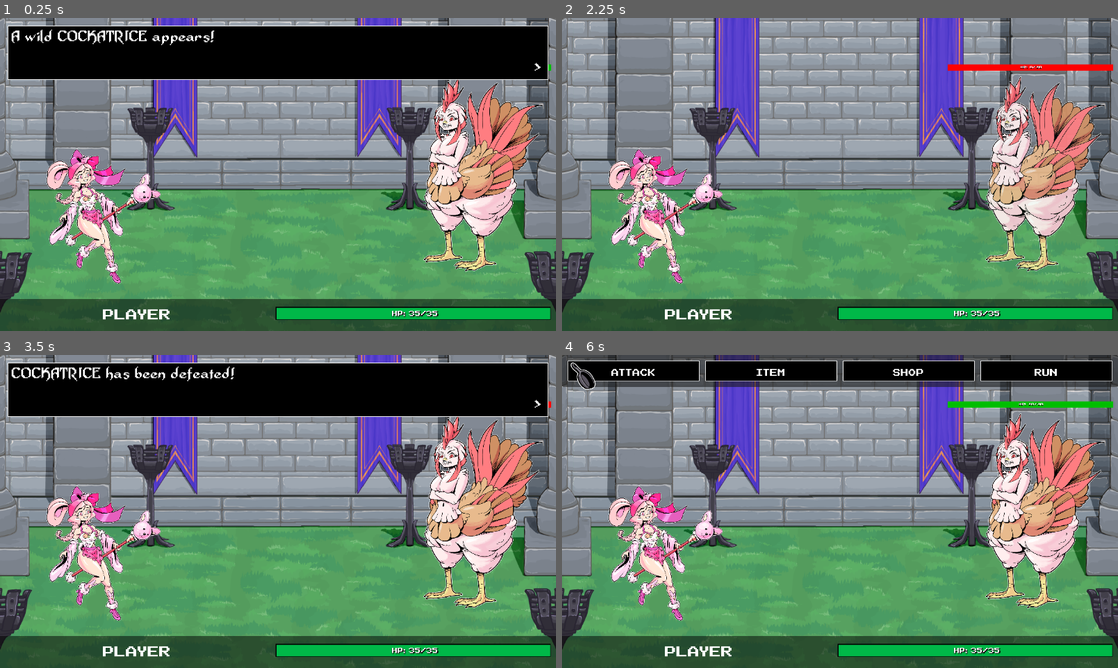
Above: before the commit, frames 1-4 (two rows, left to right).
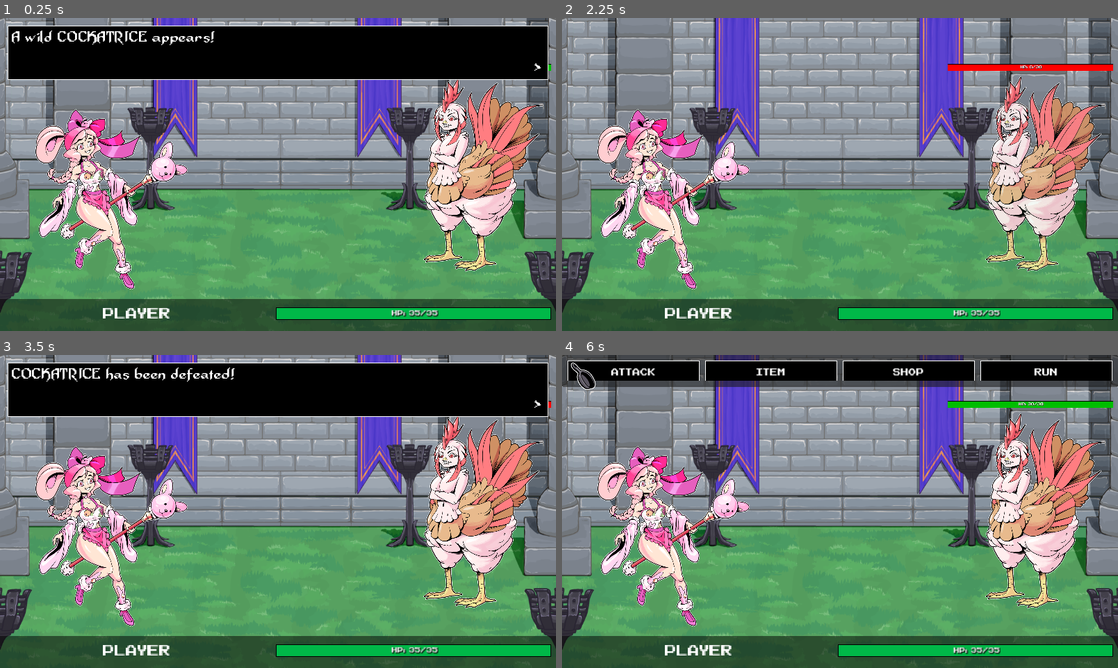
Above: after the commit, the same moments.

Repository: Rabbidking/Magical-Girl-Game-Jam-8
Game: Godot game, scene res://Scenes/battle.tscn
The game is run twice, just before and just after one commit, with the same random seed, the same clock (stepped at 60 frames per second) and the same inputs. The project has no main scene, so this scene is started directly.
Inputs (mouse positions are in pixels of both pictures, inside the frame that each line leads up to):
- Up to frame 1 (0.25 s): no input
- Up to frame 2 (2.25 s): tap Enter (ui_accept) at 0.5, 0.77, 2 s; move the mouse to (962, 158) at 0.52 s; click (962, 158) at 0.67 s; click "ATTACK" at 1.25 s; move the mouse to (728, 190) at 2.02 s; click (728, 190) at 2.17 s
- Up to frame 3 (3.5 s): tap Enter (ui_accept) at 2.27 s; move the mouse to (333, 442) at 2.77 s; click (333, 442) at 2.92 s
- Up to frame 4 (6 s): tap Enter (ui_accept) at 3.5, 3.77, 4.52, 5.75 s; move the mouse to (812, 574) at 3.52 s; click (812, 574) at 3.67 s; move the mouse to (1006, 558) at 4.27 s; click (1006, 558) at 4.42 s; click (595, 386) at 5.02 s; move the mouse to (673, 464) at 5.77 s; click (673, 464) at 5.92 s

The runs differ from the first frame. In frame 1, 10% of the frame differs, in the area x 0-100%, y 0-97%; in frame 2, 10%; in frame 3, 10%; in frame 4, 11%, in the area x 0-100%, y 1-97%.

Commit message:
Battle scenes reworked. Also fixed resolution blurriness

Diff:
--- a/Scenes/battle.tscn
+++ b/Scenes/battle.tscn
@@ -169,6 +169,21 @@
 "values": [Vector2(0, 0), Vector2(2, 2), Vector2(-2, 2), Vector2(-1, -2), Vector2(1, -2), Vector2(0, 0)]
 }
 
+[sub_resource type="Animation" id="Animation_7hyo4"]
+resource_name = "player_die"
+tracks/0/type = "value"
+tracks/0/imported = false
+tracks/0/enabled = true
+tracks/0/path = NodePath("MagicalGirl:modulate")
+tracks/0/interp = 2
+tracks/0/loop_wrap = true
+tracks/0/keys = {
+"times": PackedFloat32Array(0, 1),
+"transitions": PackedFloat32Array(1, 1),
+"update": 0,
+"values": [Color(1, 0, 0, 1), Color(1, 0, 0, 0)]
+}
+
 [sub_resource type="Animation" id="Animation_gwd2r"]
 resource_name = "shake"
 length = 0.6
@@ -197,21 +212,6 @@
 "values": [Color(1, 1, 1, 1), Color(1, 1, 1, 0), Color(1, 1, 1, 1), Color(1, 1, 1, 0), Color(1, 1, 1, 1), Color(1, 1, 1, 0), Color(1, 1, 1, 1), Color(1, 1, 1, 0)]
 }
 
-[sub_resource type="Animation" id="Animation_7hyo4"]
-resource_name = "player_die"
-tracks/0/type = "value"
-tracks/0/imported = false
-tracks/0/enabled = true
-tracks/0/path = NodePath("MagicalGirl:modulate")
-tracks/0/interp = 2
-tracks/0/loop_wrap = true
-tracks/0/keys = {
-"times": PackedFloat32Array(0, 1),
-"transitions": PackedFloat32Array(1, 1),
-"update": 0,
-"values": [Color(1, 0, 0, 1), Color(1, 0, 0, 0)]
-}
-
 [sub_resource type="AnimationLibrary" id="AnimationLibrary_mtei2"]
 _data = {
 "RESET": SubResource("Animation_ajha8"),
@@ -223,6 +223,7 @@
 }
 
 [node name="Battle" type="Control"]
+texture_filter = 4
 layout_mode = 3
 anchors_preset = 15
 anchor_right = 1.0
@@ -245,6 +246,7 @@
 scale = Vector2(0.4, 0.4)
 
 [node name="ProgressBar" type="ProgressBar" parent="EnemyContainer"]
+texture_filter = 2
 custom_minimum_size = Vector2(0, 32)
 layout_mode = 2
 theme_override_styles/background = SubResource("StyleBoxFlat_1gc8j")
@@ -254,7 +256,7 @@
 show_percentage = false
 
 [node name="Label" type="Label" parent="EnemyContainer/ProgressBar"]
-texture_filter = 1
+texture_filter = 2
 layout_mode = 1
 anchors_preset = 15
 anchor_right = 1.0
@@ -268,7 +270,7 @@
 horizontal_alignment = 1
 
 [node name="Enemy" type="TextureRect" parent="EnemyContainer"]
-texture_filter = 1
+texture_filter = 2
 layout_mode = 2
 texture = ExtResource("5_pr5gj")
 stretch_mode = 3
@@ -318,7 +320,7 @@
 show_percentage = false
 
 [node name="Label" type="Label" parent="PlayerPanel/PlayerData/ProgressBar"]
-texture_filter = 1
+texture_filter = 2
 layout_mode = 1
 anchors_preset = 15
 anchor_right = 1.0
@@ -508,10 +510,16 @@
 wait_time = 0.1
 one_shot = true
 
-[node name="MagicalGirl" type="Sprite2D" parent="."]
-position = Vector2(218, 396)
-scale = Vector2(0.3, 0.3)
+[node name="MagicalGirl" type="TextureRect" parent="."]
+texture_filter = 2
+layout_mode = 0
+offset_left = 64.0
+offset_top = 140.0
+offset_right = 921.0
+offset_bottom = 1220.0
+scale = Vector2(0.4, 0.4)
 texture = ExtResource("13_8xkdl")
+stretch_mode = 3
 
 [node name="player_die" type="AudioStreamPlayer" parent="MagicalGirl"]
 stream = ExtResource("6_rmkjb")
--- a/Scenes/battle2.tscn
+++ b/Scenes/battle2.tscn
@@ -223,6 +223,7 @@
 }
 
 [node name="Battle" type="Control"]
+texture_filter = 4
 layout_mode = 3
 anchors_preset = 15
 anchor_right = 1.0
@@ -245,6 +246,7 @@
 scale = Vector2(0.4, 0.4)
 
 [node name="ProgressBar" type="ProgressBar" parent="EnemyContainer"]
+texture_filter = 2
 custom_minimum_size = Vector2(0, 32)
 layout_mode = 2
 theme_override_styles/background = SubResource("StyleBoxFlat_1gc8j")
@@ -254,7 +256,7 @@
 show_percentage = false
 
 [node name="Label" type="Label" parent="EnemyContainer/ProgressBar"]
-texture_filter = 1
+texture_filter = 2
 layout_mode = 1
 anchors_preset = 15
 anchor_right = 1.0
@@ -268,7 +270,7 @@
 horizontal_alignment = 1
 
 [node name="Enemy" type="TextureRect" parent="EnemyContainer"]
-texture_filter = 1
+texture_filter = 2
 layout_mode = 2
 texture = ExtResource("5_174ka")
 stretch_mode = 3
@@ -318,7 +320,7 @@
 show_percentage = false
 
 [node name="Label" type="Label" parent="PlayerPanel/PlayerData/ProgressBar"]
-texture_filter = 1
+texture_filter = 2
 layout_mode = 1
 anchors_preset = 15
 anchor_right = 1.0
@@ -508,10 +510,16 @@
 wait_time = 0.1
 one_shot = true
 
-[node name="MagicalGirl" type="Sprite2D" parent="."]
-position = Vector2(218, 396)
-scale = Vector2(0.3, 0.3)
+[node name="MagicalGirl" type="TextureRect" parent="."]
+texture_filter = 2
+layout_mode = 0
+offset_left = 64.0
+offset_top = 140.0
+offset_right = 921.0
+offset_bottom = 1220.0
+scale = Vector2(0.4, 0.4)
 texture = ExtResource("13_4um57")
+stretch_mode = 3
 
 [node name="player_die" type="AudioStreamPlayer" parent="MagicalGirl"]
 stream = ExtResource("6_lemk2")
--- a/Scenes/battle3.tscn
+++ b/Scenes/battle3.tscn
@@ -223,6 +223,7 @@
 }
 
 [node name="Battle" type="Control"]
+texture_filter = 4
 layout_mode = 3
 anchors_preset = 15
 anchor_right = 1.0
@@ -245,6 +246,7 @@
 scale = Vector2(0.4, 0.4)
 
 [node name="ProgressBar" type="ProgressBar" parent="EnemyContainer"]
+texture_filter = 2
 custom_minimum_size = Vector2(0, 32)
 layout_mode = 2
 theme_override_styles/background = SubResource("StyleBoxFlat_1gc8j")
@@ -254,7 +256,7 @@
 show_percentage = false
 
 [node name="Label" type="Label" parent="EnemyContainer/ProgressBar"]
-texture_filter = 1
+texture_filter = 2
 layout_mode = 1
 anchors_preset = 15
 anchor_right = 1.0
@@ -268,7 +270,7 @@
 horizontal_alignment = 1
 
 [node name="Enemy" type="TextureRect" parent="EnemyContainer"]
-texture_filter = 1
+texture_filter = 2
 layout_mode = 2
 texture = ExtResource("5_r8515")
 stretch_mode = 3
@@ -318,7 +320,7 @@
 show_percentage = false
 
 [node name="Label" type="Label" parent="PlayerPanel/PlayerData/ProgressBar"]
-texture_filter = 1
+texture_filter = 2
 layout_mode = 1
 anchors_preset = 15
 anchor_right = 1.0
@@ -508,10 +510,16 @@
 wait_time = 0.1
 one_shot = true
 
-[node name="MagicalGirl" type="Sprite2D" parent="."]
-position = Vector2(218, 396)
-scale = Vector2(0.3, 0.3)
+[node name="MagicalGirl" type="TextureRect" parent="."]
+texture_filter = 2
+layout_mode = 0
+offset_left = 64.0
+offset_top = 140.0
+offset_right = 921.0
+offset_bottom = 1220.0
+scale = Vector2(0.4, 0.4)
 texture = ExtResource("13_ptpd6")
+stretch_mode = 3
 
 [node name="player_die" type="AudioStreamPlayer" parent="MagicalGirl"]
 stream = ExtResource("6_lv4rd")
--- a/Scenes/battle4.tscn
+++ b/Scenes/battle4.tscn
@@ -223,6 +223,7 @@
 }
 
 [node name="Battle" type="Control"]
+texture_filter = 4
 layout_mode = 3
 anchors_preset = 15
 anchor_right = 1.0
@@ -245,6 +246,7 @@
 scale = Vector2(0.4, 0.4)
 
 [node name="ProgressBar" type="ProgressBar" parent="EnemyContainer"]
+texture_filter = 2
 custom_minimum_size = Vector2(0, 32)
 layout_mode = 2
 theme_override_styles/background = SubResource("StyleBoxFlat_1gc8j")
@@ -254,7 +256,7 @@
 show_percentage = false
 
 [node name="Label" type="Label" parent="EnemyContainer/ProgressBar"]
-texture_filter = 1
+texture_filter = 2
 layout_mode = 1
 anchors_preset = 15
 anchor_right = 1.0
@@ -268,7 +270,7 @@
 horizontal_alignment = 1
 
 [node name="Enemy" type="TextureRect" parent="EnemyContainer"]
-texture_filter = 1
+texture_filter = 2
 layout_mode = 2
 texture = ExtResource("5_xqk3p")
 stretch_mode = 3
@@ -318,7 +320,7 @@
 show_percentage = false
 
 [node name="Label" type="Label" parent="PlayerPanel/PlayerData/ProgressBar"]
-texture_filter = 1
+texture_filter = 2
 layout_mode = 1
 anchors_preset = 15
 anchor_right = 1.0
@@ -508,10 +510,16 @@
 wait_time = 0.1
 one_shot = true
 
-[node name="MagicalGirl" type="Sprite2D" parent="."]
-position = Vector2(218, 396)
-scale = Vector2(0.3, 0.3)
+[node name="MagicalGirl" type="TextureRect" parent="."]
+texture_filter = 2
+layout_mode = 0
+offset_left = 64.0
+offset_top = 140.0
+offset_right = 921.0
+offset_bottom = 1220.0
+scale = Vector2(0.4, 0.4)
 texture = ExtResource("13_ss31g")
+stretch_mode = 3
 
 [node name="player_die" type="AudioStreamPlayer" parent="MagicalGirl"]
 stream = ExtResource("6_kraau")
--- a/project.godot
+++ b/project.godot
@@ -22,7 +22,7 @@
 
 [display]
 
-window/stretch/mode="viewport"
+window/stretch/mode="canvas_items"
 
 [rendering]
 
Not shown: 1 places in Scenes/battle2.tscn that only renumber resources
Not shown: 1 places in Scenes/battle3.tscn that only renumber resources
Not shown: 1 places in Scenes/battle4.tscn that only renumber resources
